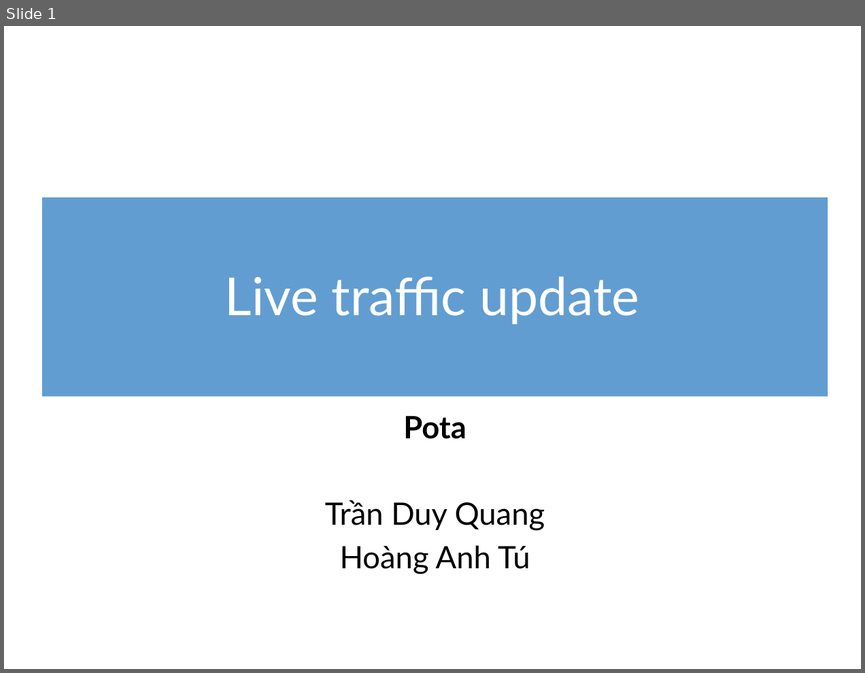
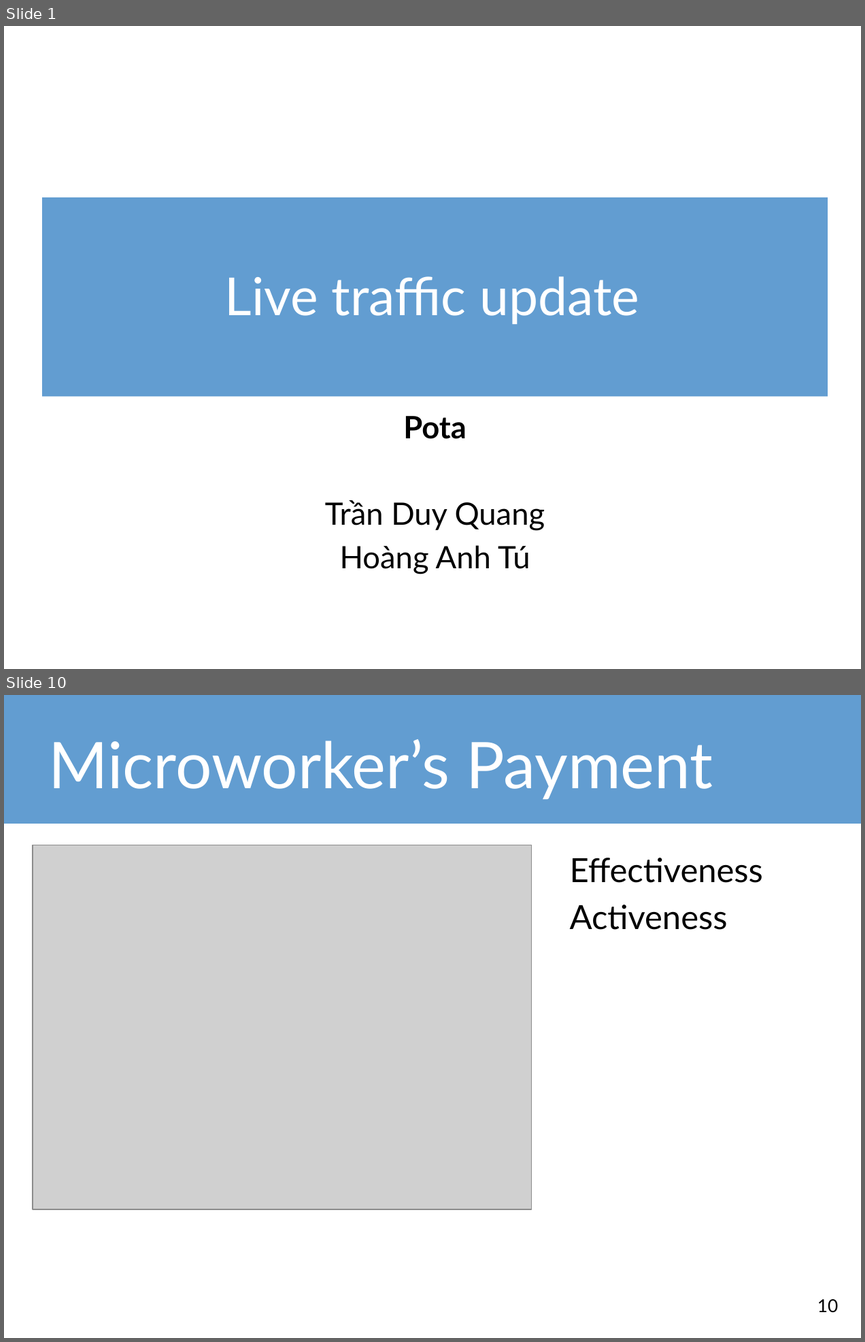
Before and after one commit to tdquang7/pota-hack-livetraffice, a slide deck: m2WorkHackathon-LiveTrafficUpdate.pptx. Shown one above the other, each under a label of ours: slide 1 before the commit, slides 1 and 10 after it; the slides between them are not shown. The pictures are 865x673 and 865x1342 pixels, drawn with LibreOffice and Linux fonts; fonts in the diff are those of the drawing; grey boxes stand for pictures. Boxes give left, top, right and bottom in pixels: in the first picture for what was removed or moved away, otherwise in the second. Text is boxed around its words. In the diff, an @@ line names an element or a change of style, - is before the commit and + after.

```diff
--- a/m2WorkHackathon-LiveTrafficUpdate.pptx
+++ b/m2WorkHackathon-LiveTrafficUpdate.pptx
@@ slide 10 added at bbox=[4, 695, 861, 1338], background #FFFFFF @@
@@ rectangle added at bbox=[4, 695, 861, 824], fill #629DD1 @@
@@ title added at bbox=[48, 739, 713, 799], 54 pt, text #FFFFFF @@
+Microworker’s Payment
@@ picture added at bbox=[33, 845, 531, 1209] @@
@@ text added at bbox=[570, 858, 763, 930], 28 pt, text #000000 @@
+Effectiveness
+Activeness
@@ page number added at bbox=[817, 1299, 838, 1312], 15 pt, text #000000 @@
+10
```
Also in this commit, not shown: 3 slides changed, 10 other slides added, 3 slides removed, 1 other file.
